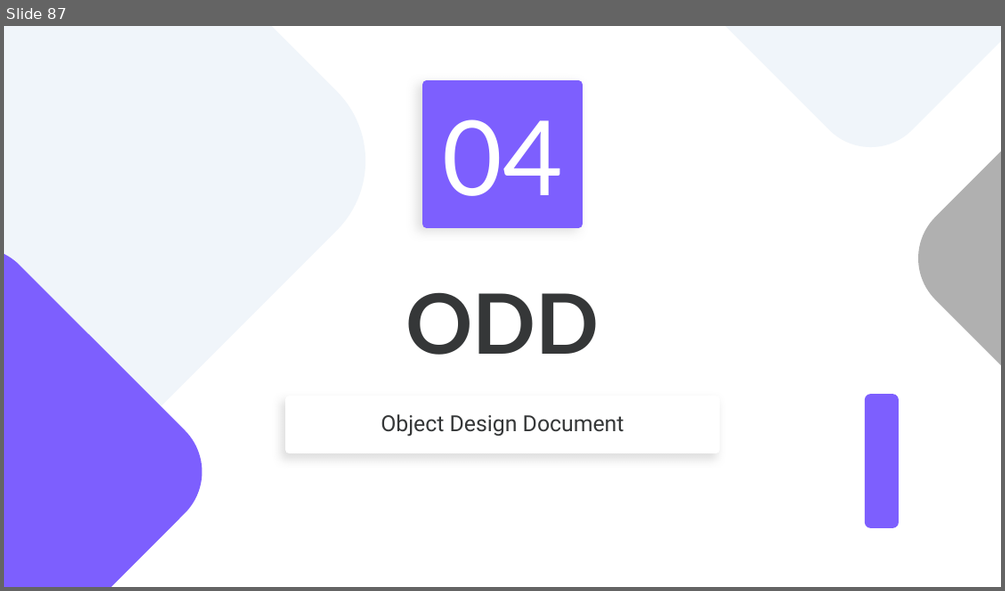
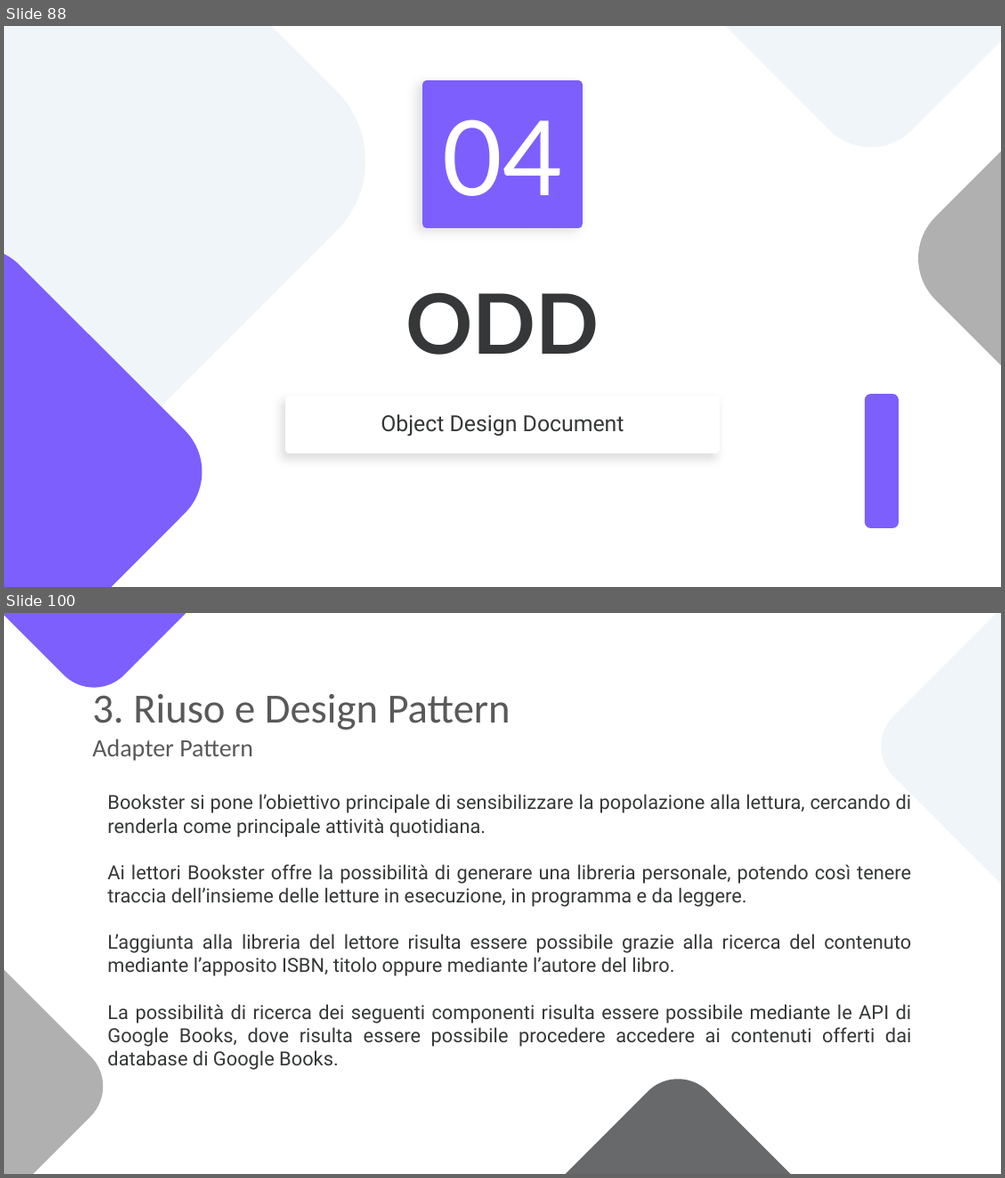
Before and after one commit to notjuary/Bookster_Classe03, a slide deck: DOC/Presentazione.pptx. Shown one above the other, each under a label of ours: slide 87 before the commit, slides 88 and 100 after it; the slides between them are not shown. The pictures are 1005x591 and 1005x1178 pixels, drawn with LibreOffice and Linux fonts; fonts in the diff are those of the drawing. Boxes give left, top, right and bottom in pixels: in the first picture for what was removed or moved away, otherwise in the second. Text is boxed around its words. In the diff, an @@ line names an element or a change of style, - is before the commit and + after.

```diff
--- a/DOC/Presentazione.pptx
+++ b/DOC/Presentazione.pptx
@@ slide 100 added at (x1=4, y1=613, x2=1001, y2=1174), background #FFFFFF @@
@@ group added at (x1=4, y1=613, x2=1001, y2=1174): 4 rounded rectangles @@
@@ title added at (x1=92, y1=694, x2=510, y2=761), 30 pt, text #595959 @@
+3. Riuso e Design Pattern
+Adapter Pattern
@@ subtitle added at (x1=107, y1=794, x2=912, y2=1070), 14 pt, text #353738 @@
+Bookster si pone l’obiettivo principale di sensibilizzare la popolazione alla lettura, cercando di renderla come principale attività quotidiana.
+Ai lettori Bookster offre la possibilità di generare una libreria personale, potendo così tenere traccia dell’insieme delle letture in esecuzione, in programma e da leggere.
+L’aggiunta alla libreria del lettore risulta essere possibile grazie alla ricerca del contenuto mediante l’apposito ISBN, titolo oppure mediante l’autore del libro.
+La possibilità di ricerca dei seguenti componenti risulta essere possibile mediante le API di Google Books, dove risulta essere possibile procedere accedere ai contenuti offerti dai database di Google Books.
@@ what was slide 87 is now slide 88 @@
```
Also in this commit, not shown: 1 slide changed, 28 other slides added.
